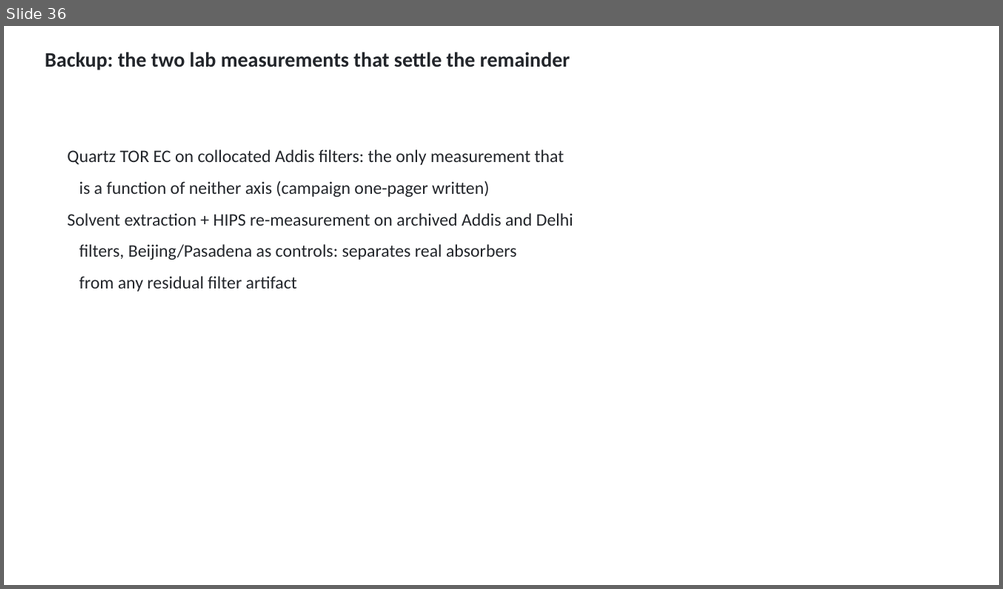
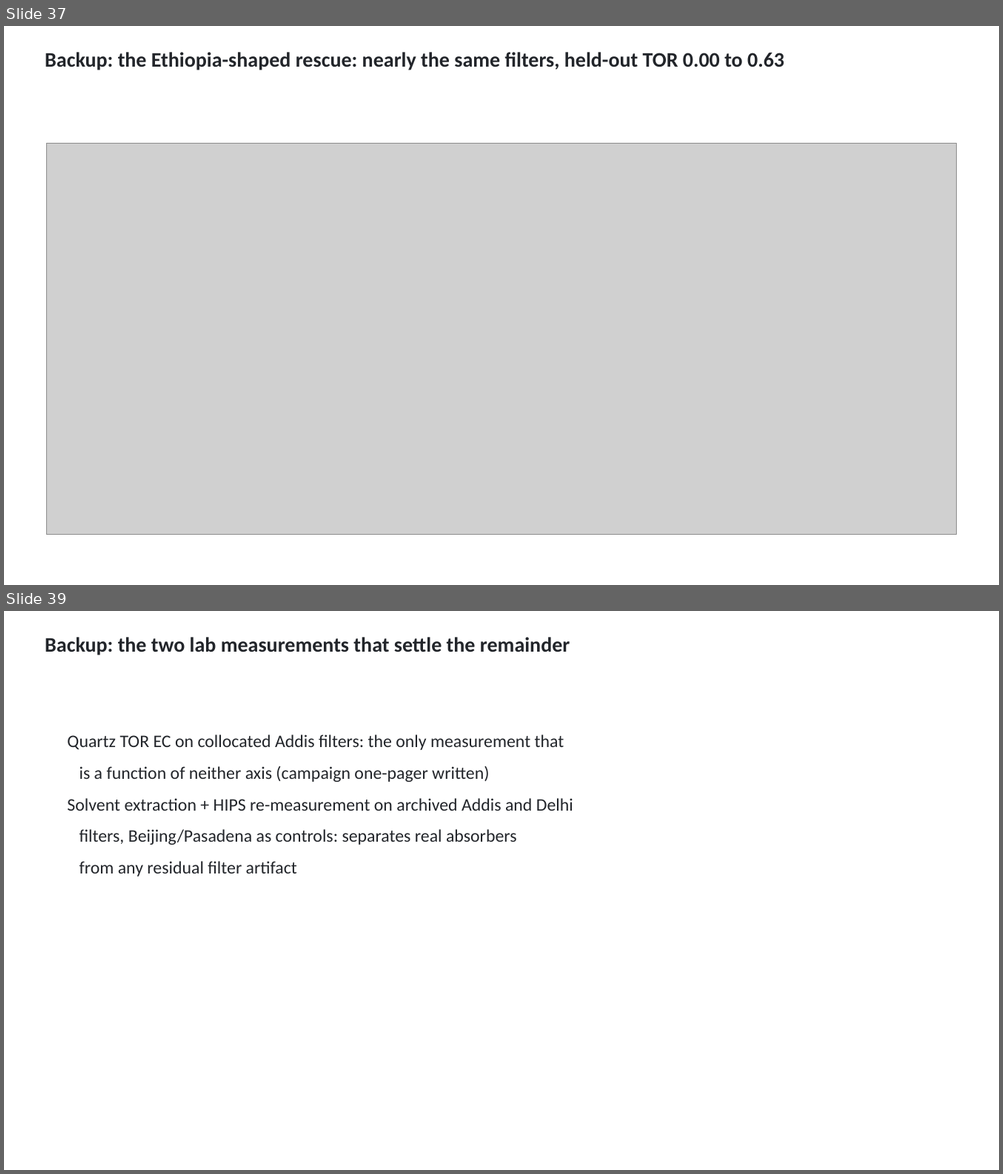
Before and after one commit to ahzs645/aethmodular, a slide deck: deliverables/ftir_group_2026-08-27/ftir_group_2026-08-27.pptx. Shown one above the other, each under a label of ours: slide 36 before the commit, slides 37 and 39 after it; the slides between them are not shown. The pictures are 1003x589 and 1003x1174 pixels, drawn with LibreOffice and Linux fonts; fonts in the diff are those of the drawing; grey boxes stand for pictures. Boxes give left, top, right and bottom in pixels: in the first picture for what was removed or moved away, otherwise in the second. Text is boxed around its words. In the diff, an @@ line names an element or a change of style, - is before the commit and + after.

```diff
--- a/deliverables/ftir_group_2026-08-27/ftir_group_2026-08-27.pptx
+++ b/deliverables/ftir_group_2026-08-27/ftir_group_2026-08-27.pptx
@@ slide 37 added at (x1=4, y1=26, x2=999, y2=585), background #FFFFFF @@
@@ text added at (x1=45, y1=52, x2=784, y2=70), 20 pt, text #22252A, bold @@
+Backup: the Ethiopia-shaped rescue: nearly the same filters, held-out TOR 0.00 to 0.63
@@ picture added at (x1=46, y1=144, x2=957, y2=536) @@
@@ what was slide 36 is now slide 39 @@
```
Also in this commit, not shown: 2 other slides added, 3 other files.
